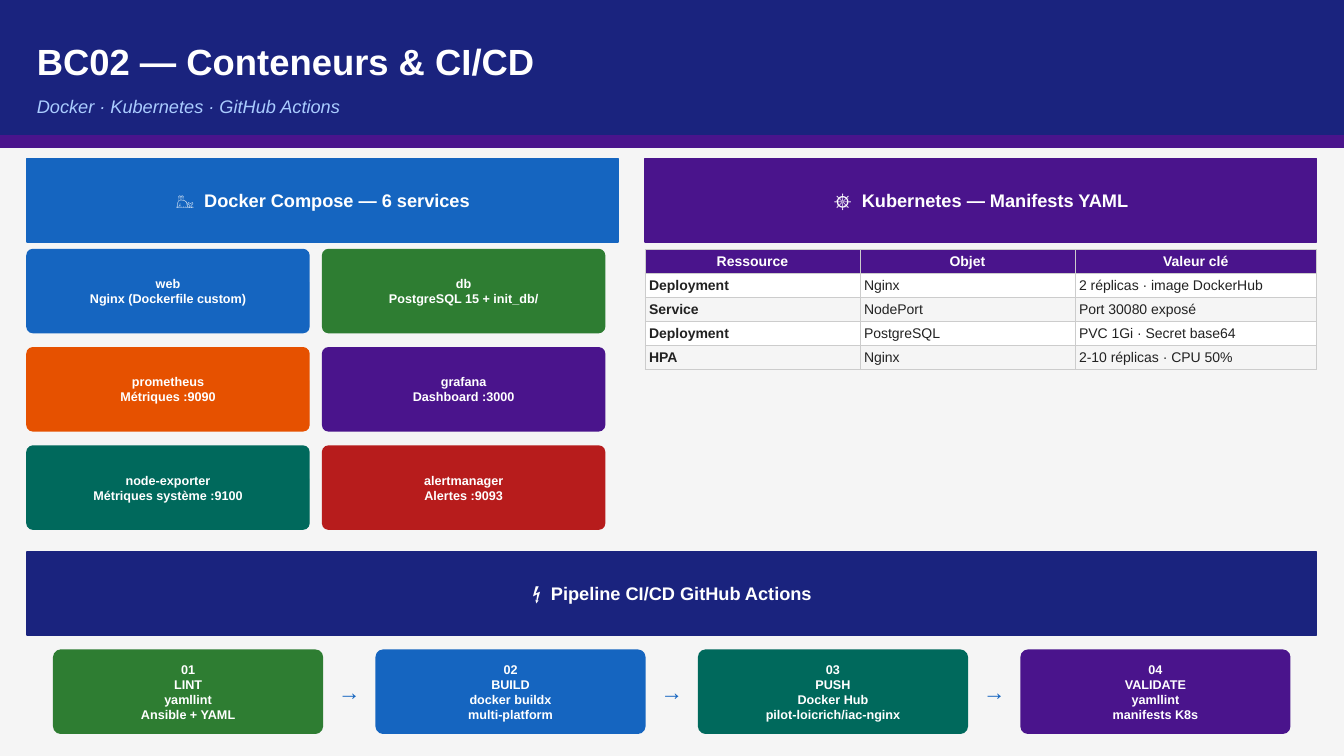
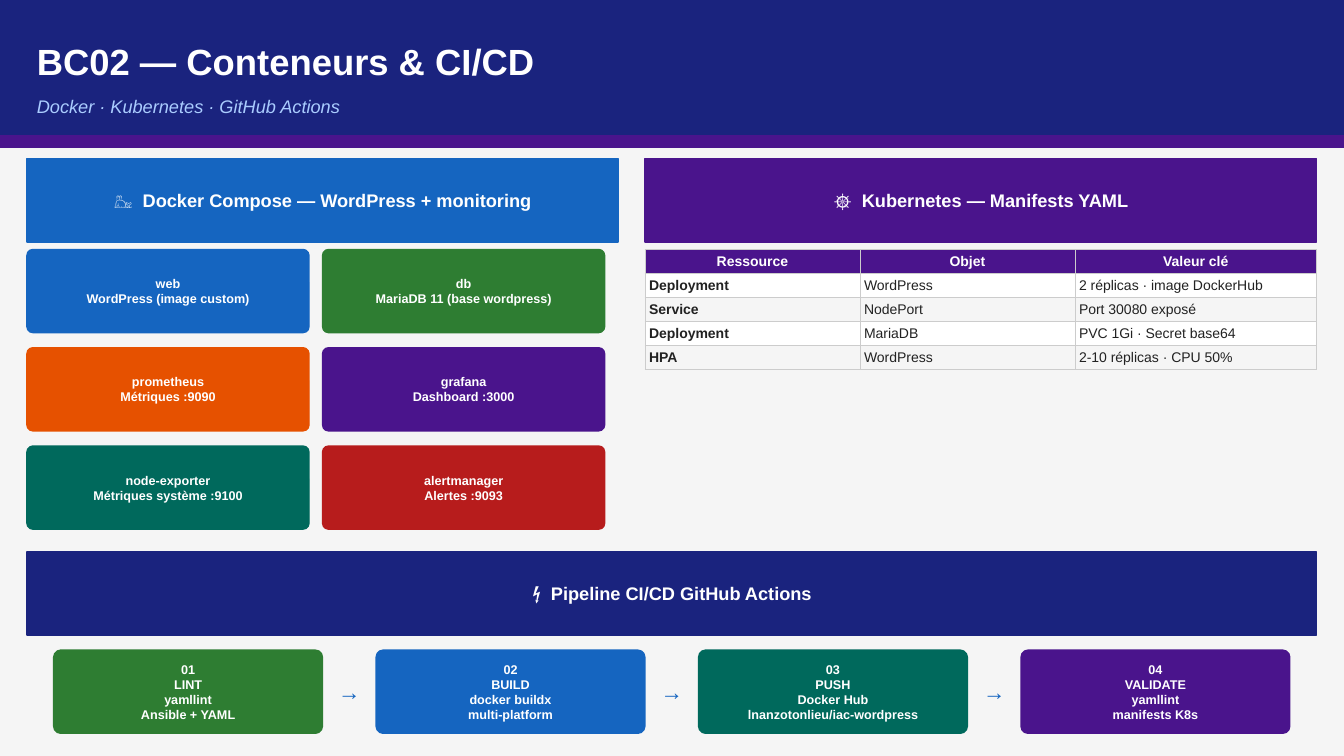
Before and after one commit to pilot-loicrich/iac-infra, a slide deck: slide 6 of documentation/Presentation_iac-infra_ASD.pptx. Drawn at 1344x756 pixels with LibreOffice and Linux fonts; fonts in the diff are those of the drawing. Boxes give left, top, right and bottom in pixels: in the first picture for what was removed or moved away, otherwise in the second. Text is boxed around its words. In the diff, an @@ line names an element or a change of style, - is before the commit and + after.

Commit message:
docs(pptx): update presentation for WordPress + MariaDB deployment

```diff
--- a/documentation/Presentation_iac-infra_ASD.pptx
+++ b/documentation/Presentation_iac-infra_ASD.pptx
@@ text at <box>143,193,531,211</box>: text changed @@
-🐳 Docker Compose — 6 services
+🐳 Docker Compose — WordPress + monitoring
@@ table at <box>645,250,1317,369</box> @@
-row 2, column 2: Nginx
+row 2, column 2: WordPress
-row 4, column 2: PostgreSQL
+row 4, column 2: MariaDB
-row 5, column 2: Nginx
+row 5, column 2: WordPress
@@ text at <box>87,294,249,306</box>: text changed @@
-Nginx (Dockerfile custom)
+WordPress (image custom)
@@ text at <box>376,294,552,306</box>: text changed @@
-PostgreSQL 15 + init_db/
+MariaDB 11 (base wordpress)
@@ text at <box>748,710,918,722</box>: text changed @@
-pilot-loicrich/iac-nginx
+lnanzotonlieu/iac-wordpress
```
Also in this commit, not shown: 7 other slides changed.
